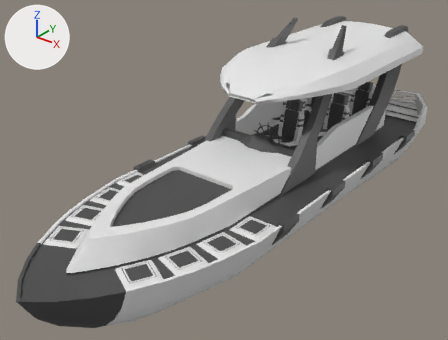
The FBX model SS-1/Models/SS-1.fbx as it was, and as the next commit left it.
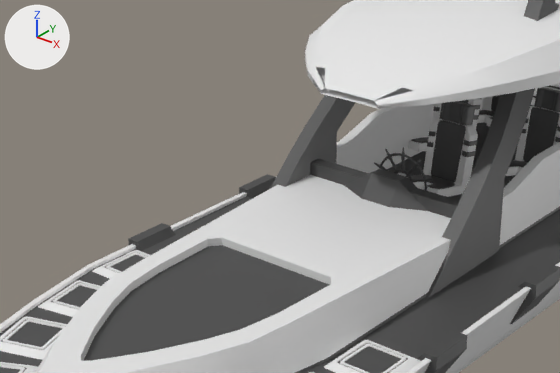
There are two pictures of each version: one whole from a 50 mm camera at (6.49, -9.37, 6.33) aimed at (-0.24, -0.97, 1.12), one close up on the part from 16% to 77% of the width and 15% to 68% of the height. The lights are fixed; the arrows at upper left show +X, +Y and +Z. Where no turn or scale is listed for an object, it has been applied to the vertices. Vertices at the same position are counted once.

Before the edit, the objects in view are built like this:
```python
me_cube = bpy.data.meshes.new('Cube')
me_cube.from_pydata(...)  # 5057 vertices, 4656 faces; spans x -1.77..1.77, y -5.79..4.87, z -0.9..2.87
# faces by material slot: [1604, 2912, 118, 22]
me_cube.materials.append(mat_bright)  # white #e7e7e7
me_cube.materials.append(mat_dark)  # dark grey #494949
me_cube.materials.append(mat_bright_001)  # white #e7e7e7
me_cube.materials.append(mat_dark_001)  # dark grey #494949
me_cube_003 = bpy.data.meshes.new('Cube.003')
me_cube_003.from_pydata(...)  # 1344 vertices, 1274 faces; spans x -0.343..0.343, y 0.0..0.177, z -0.359..0.359
# faces by material slot: [18, 1256]
me_cube_003.materials.append(mat_bright)  # white #e7e7e7
me_cube_003.materials.append(mat_dark)  # dark grey #494949
ob_ss_1 = bpy.data.objects.new('SS-1', me_cube)
ob_ss_1.location = (0.0, 0.0, 0.639)
ob_steeringwheel = bpy.data.objects.new('SteeringWheel', me_cube_003)
ob_steeringwheel.location = (0.0, -0.02, 1.461)
```
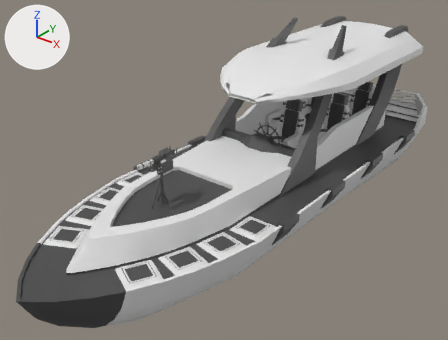
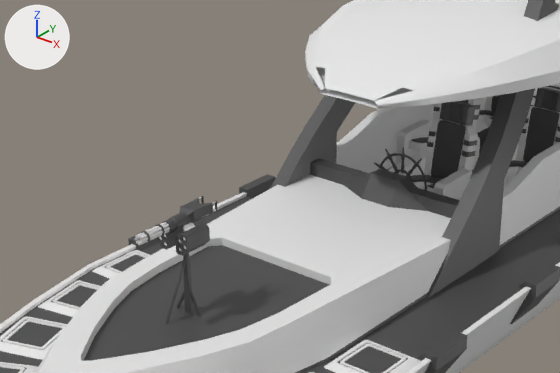
Boxes (x1, y1, x2, y2) around the edits, measured in the close-ups (560 x 373 px):
'SideMiniGun', added
    after: (156, 196, 217, 256)
    faces in mat_dark (dark grey #494949): (156, 196, 217, 256)
    faces in mat_bright (white #e7e7e7): (159, 197, 216, 251)
'SideMiniGunBarrel', added
    after: (135, 219, 177, 245)
    faces in mat_bright (white #e7e7e7): (135, 222, 170, 245)
    faces in mat_dark (dark grey #494949): (141, 219, 177, 243)
part 1 of me_cube, added
    after: (388, 97, 518, 200)
part 2 of me_cube, added
    after: (165, 253, 202, 324)

Patch to the scene script:
```diff
--- a/SS-1/Models/SS-1.fbx.py
+++ b/SS-1/Models/SS-1.fbx.py
@@ me_cube @@
 # used by ob_ss_1; location = (0.0, 0.0, 0.639)
-me_cube.from_pydata(...)  # 5057 vertices, 4656 faces; spans x -1.77..1.77, y -5.79..4.87, z -0.9..2.87
+me_cube.from_pydata(...)  # 5441 vertices, 4990 faces; spans x -1.77..1.77, y -5.79..4.87, z -0.9..2.87
+# me_cube part 1: 352 vertices added at x -0.89..0.89, y -0.02..3.05, z 0.35..0.79
+# me_cube part 2: 32 vertices added at x -0.14..0.14, y -3.16..-2.87, z 0.65..1.48
 me_cube.materials.append(mat_bright)
 me_cube.materials.append(mat_dark)
-me_cube.materials.append(mat_bright_001)  # white #e7e7e7
-me_cube.materials.append(mat_dark_001)  # dark grey #494949
@@ me_cube_008 @@
+me_cube_008.from_pydata(...)  # 483 vertices, 407 faces; spans x -0.17..0.17, y -0.158..0.297, z -0.18..0.123
+# faces by material slot: [140, 267]
+me_cube_008.materials.append(mat_bright)  # white #e7e7e7
+me_cube_008.materials.append(mat_dark)  # dark grey #494949
@@ me_cube_022 @@
+me_cube_022.from_pydata(...)  # 352 vertices, 245 faces; spans x -0.049..0.049, y -0.207..0.156, z -0.049..0.049
+# faces by material slot: [192, 53]
+me_cube_022.materials.append(mat_bright)  # white #e7e7e7
+me_cube_022.materials.append(mat_dark)  # dark grey #494949
@@ ob_sideminigun @@
+ob_sideminigun = bpy.data.objects.new('SideMiniGun', me_cube_008)
+ob_sideminigun.location = (0.0, -2.882, 2.093)
@@ ob_sideminigunbarrel @@
+ob_sideminigunbarrel = bpy.data.objects.new('SideMiniGunBarrel', me_cube_022)
+ob_sideminigunbarrel.location = (0.0, -3.179, 2.144)
```
